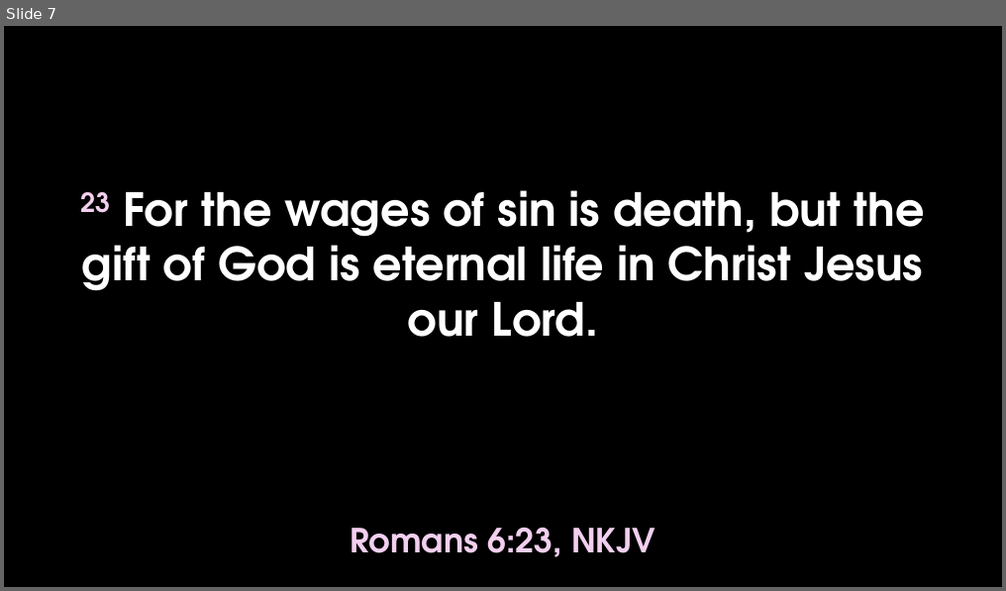
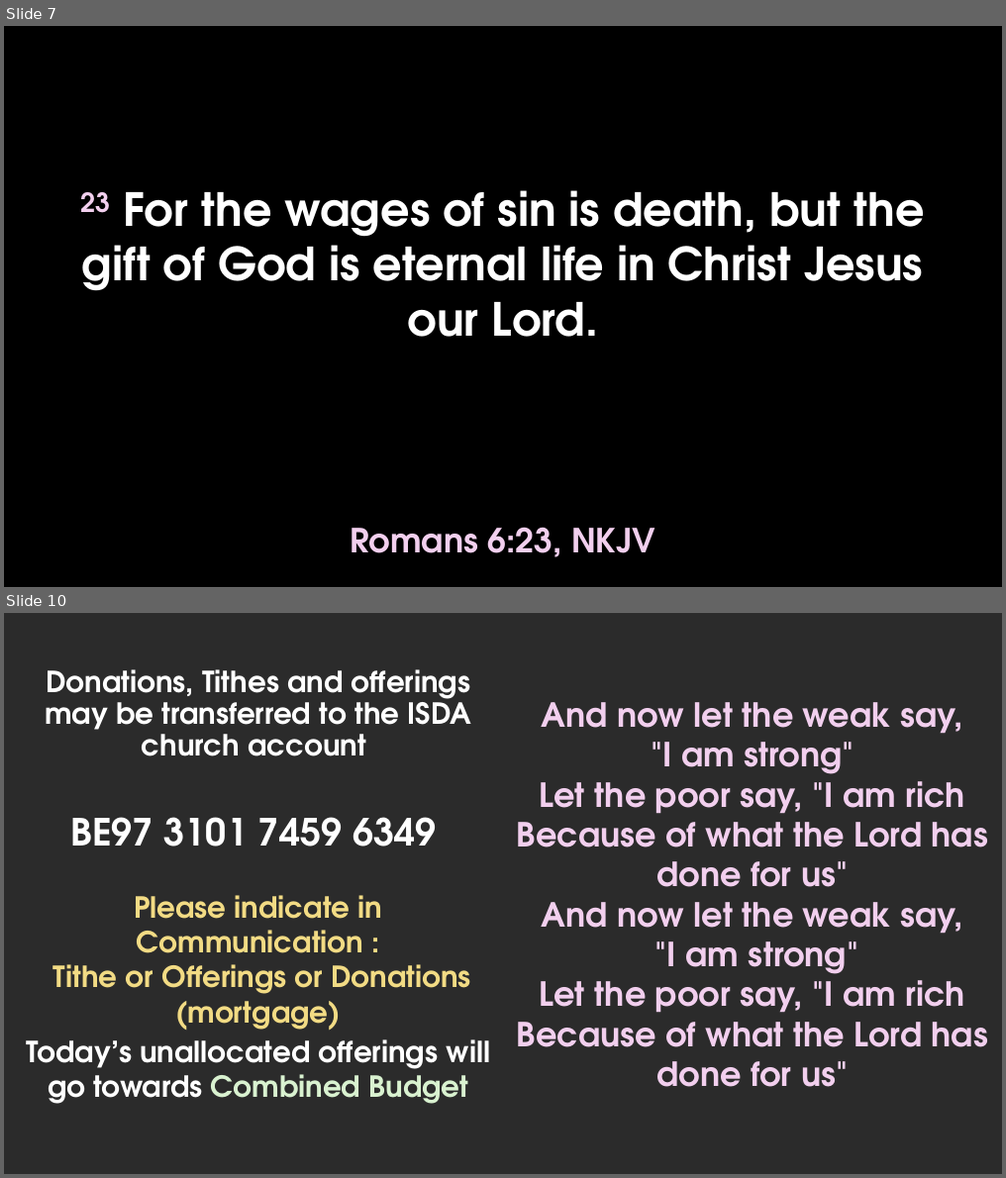
Before and after one commit to notnotedvard/isda-pptgen, a slide deck: assets/template.pptx. Shown one above the other, each under a label of ours: slide 7 before the commit, slides 7 and 10 after it; the slides between them are not shown. The pictures are 1006x591 and 1006x1178 pixels, drawn with LibreOffice and Linux fonts; fonts in the diff are those of the drawing; background and template pictures are left out; a plain dark background stands for a picture behind light text. Boxes give left, top, right and bottom in pixels: in the first picture for what was removed or moved away, otherwise in the second. Text is boxed around its words. In the diff, an @@ line names an element or a change of style, - is before the commit and + after.

Commit message:
insert batch images, thithes & offerings slides

```diff
--- a/assets/template.pptx
+++ b/assets/template.pptx
@@ slide 10 added at [4,613,1002,1174], background picture (left out) @@
@@ text added at [45,669,472,757], 28 pt, text #FFFFFF, bold @@
+Donations, Tithes and offerings may be transferred to the ISDA church account
@@ text added at [517,702,988,1087], 32 pt, text #F2CFEE, bold @@
+And now let the weak say,
+"I am strong"
+Let the poor say, "I am rich
+Because of what the Lord has done for us"
+And now let the weak say,
+"I am strong"
+Let the poor say, "I am rich
+Because of what the Lord has done for us"
@@ text added at [70,817,437,847], 36 pt, text #FFFFFF, bold @@
+BE97 3101 7459 6349
@@ text added at [54,895,471,994], 28 pt, text #F2DB84, bold @@
+Please indicate in Communication :
+Tithe or Offerings or Donations
+(mortgage)
@@ text added at [26,1040,491,1104], 28 pt, text #FFFFFF, bold @@
+Today’s unallocated offerings will go towards Combined Budget
```
Also in this commit, not shown: 2 other slides added, 2 other files.
